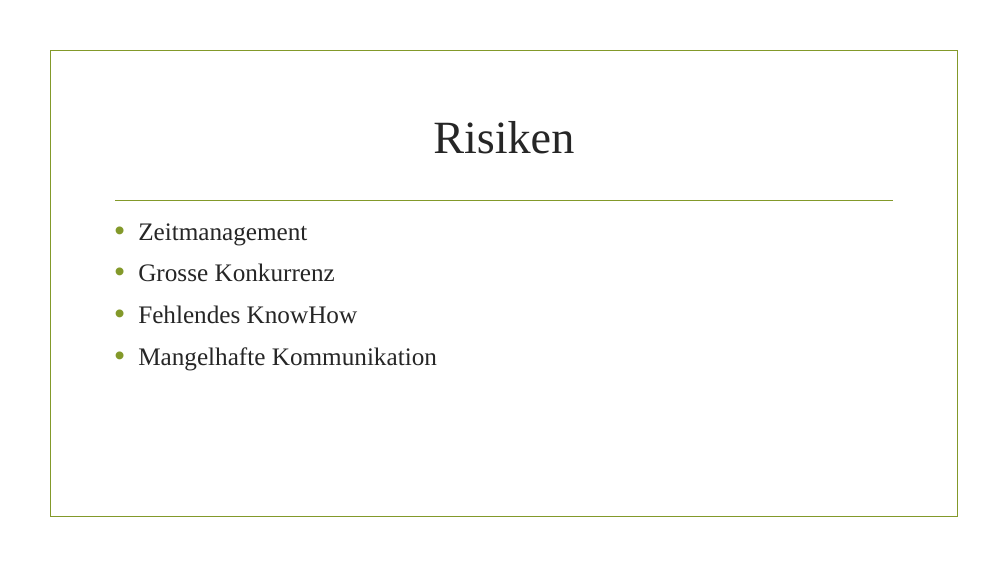
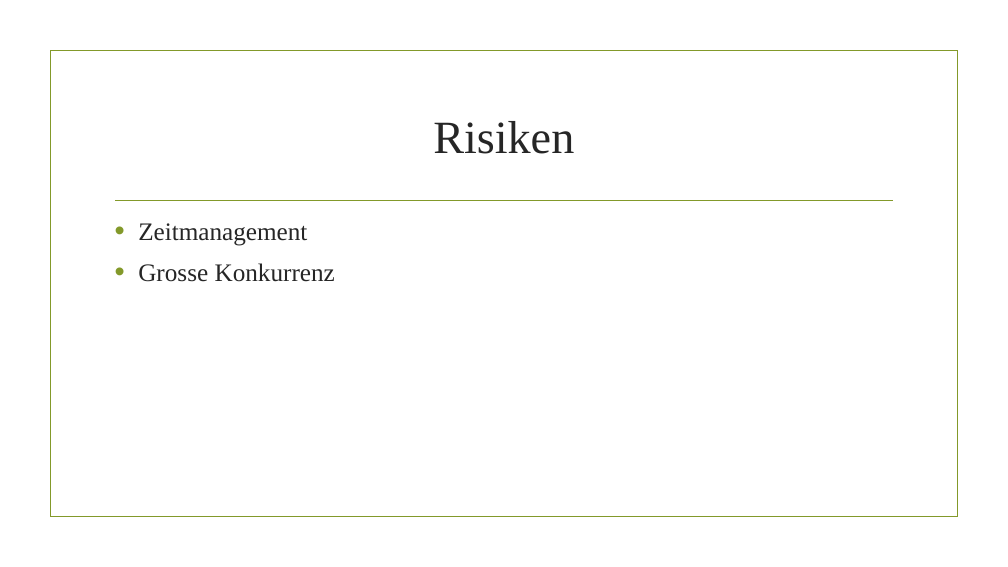
Before and after one commit to danielHPeters/QuickNote, a slide deck: slide 5 of docs/M306-AP15a-Peters-Pra-171030-Projekt Präsentation.pptx. Drawn at 1008x567 pixels with LibreOffice and Linux fonts; fonts in the diff are those of the drawing; background and template pictures are left out. Boxes give left, top, right and bottom in pixels: in the first picture for what was removed or moved away, otherwise in the second. Text is boxed around its words. In the diff, an @@ line names an element or a change of style, - is before the commit and + after.

```diff
--- a/docs/M306-AP15a-Peters-Pra-171030-Projekt Präsentation.pptx
+++ b/docs/M306-AP15a-Peters-Pra-171030-Projekt Präsentation.pptx
@@ text at [138,305,437,371]: paragraphs removed @@
-• Fehlendes KnowHow
-• Mangelhafte Kommunikation
```
Also in this commit, not shown: 2 other slides changed, 1 slide added.
